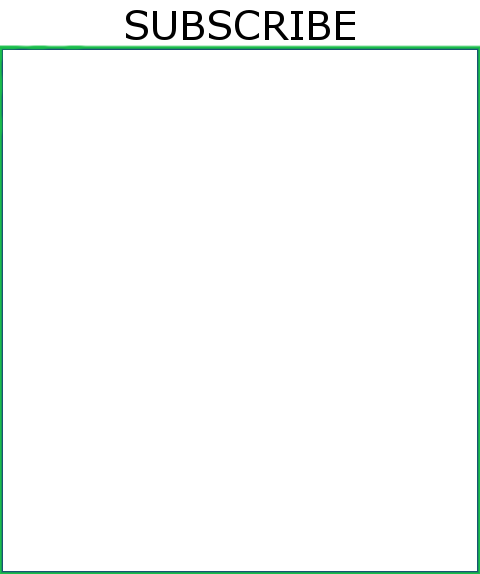
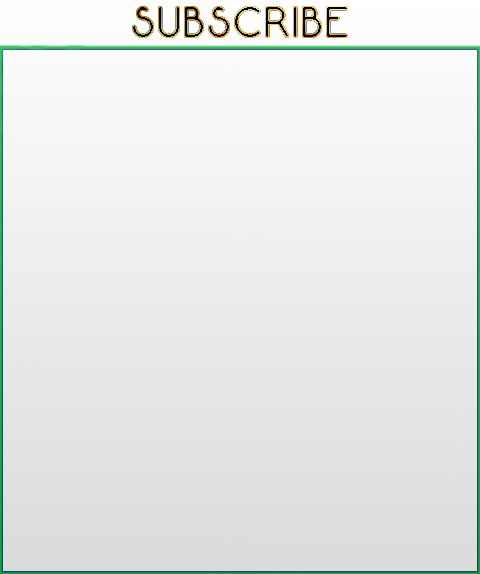
The second 480 × 574 image is a revision of the first. Changes to its layers:
painted on "SUBSCRIBE" over [126, 6, 355, 40]
painted on "Achtergrond" over [0, 6, 480, 574]
